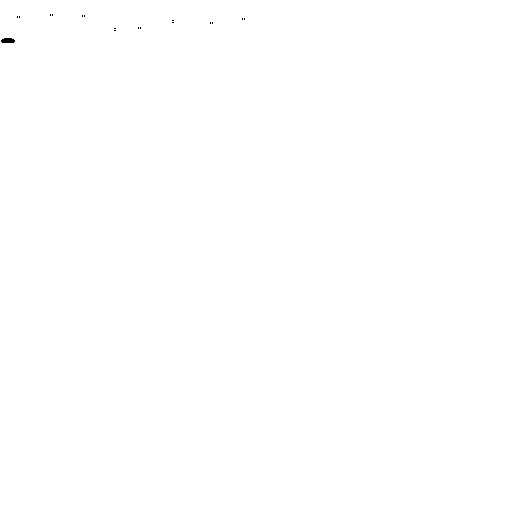
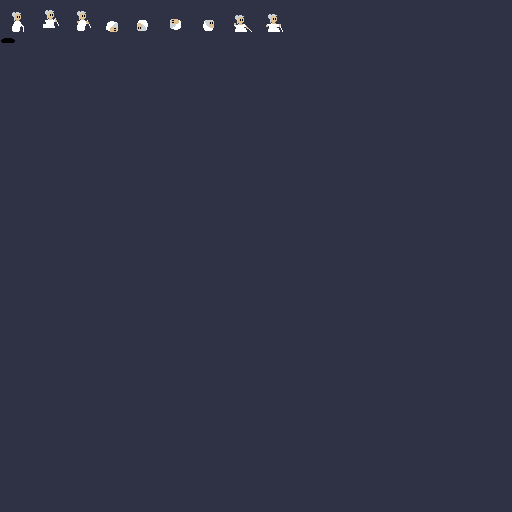
The second 512x512 image is a revision of the first. Changes to its layers:
painted on "tiles" over box(12, 10, 283, 32)
showed "bg" over box(0, 0, 512, 512)
